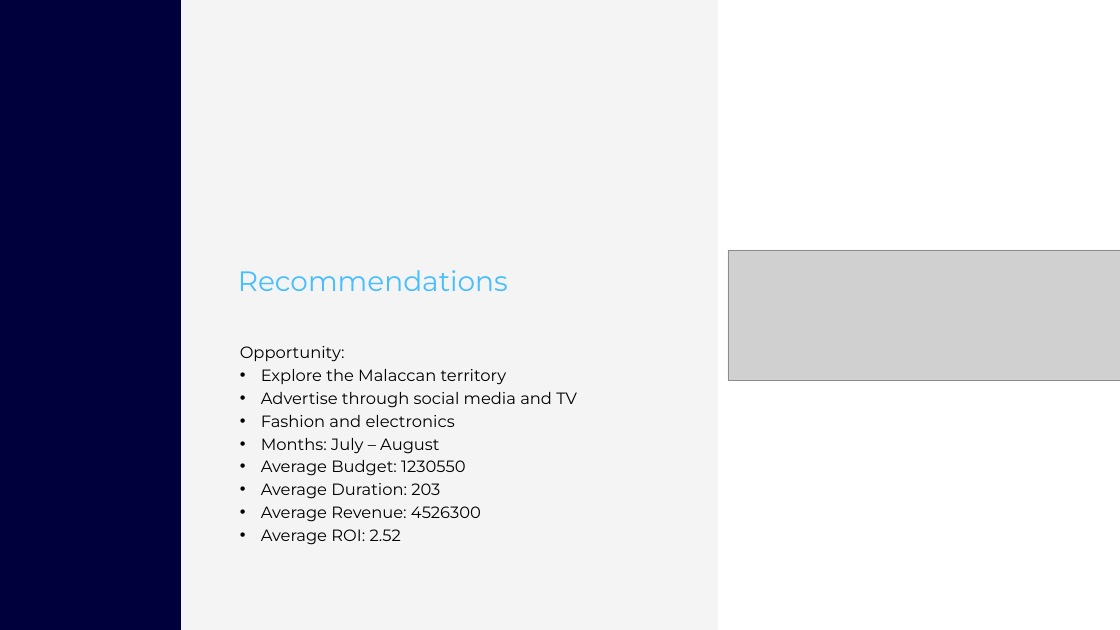
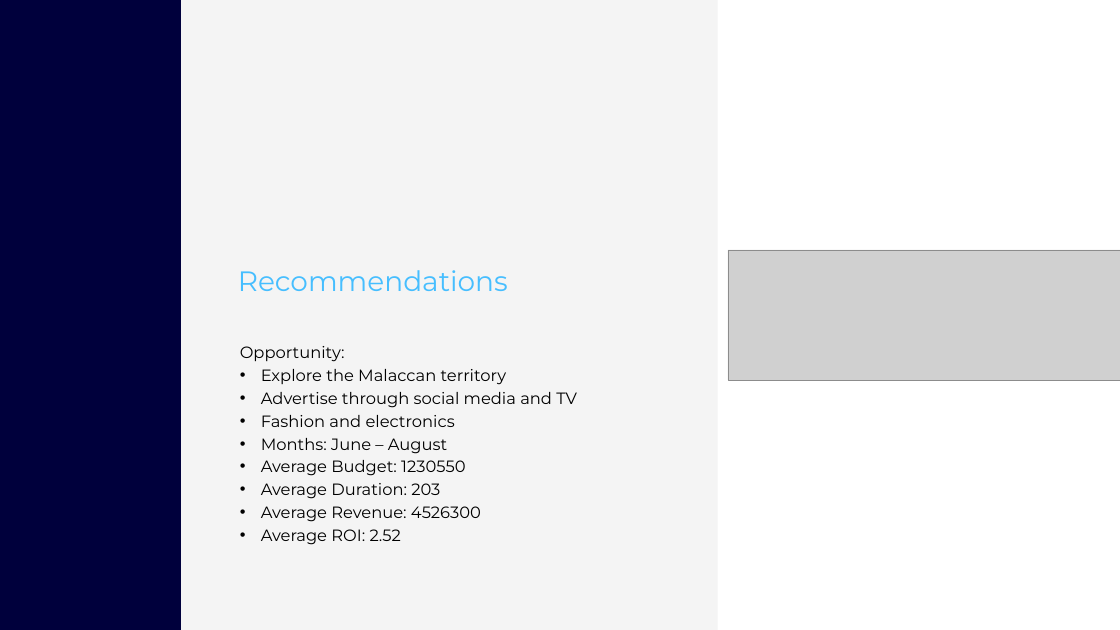
Before and after one commit to koloktos/marketing-campaign-analysis, a slide deck: slide 23 of Module1_Final_Project.pptx (slide 22 before the commit). Drawn at 1120x630 pixels with LibreOffice and Linux fonts; fonts in the diff are those of the drawing; grey boxes stand for pictures. Boxes give left, top, right and bottom in pixels: in the first picture for what was removed or moved away, otherwise in the second. Text is boxed around its words. In the diff, an @@ line names an element or a change of style, - is before the commit and + after.

```diff
--- a/Module1_Final_Project.pptx
+++ b/Module1_Final_Project.pptx
@@ text at (x1=261, y1=438, x2=447, y2=454): text changed @@
-• Months: July – August
+• Months: June – August
```
Also in this commit, not shown: 4 other slides changed, 3 slides added, 2 slides removed, 3 other files.
